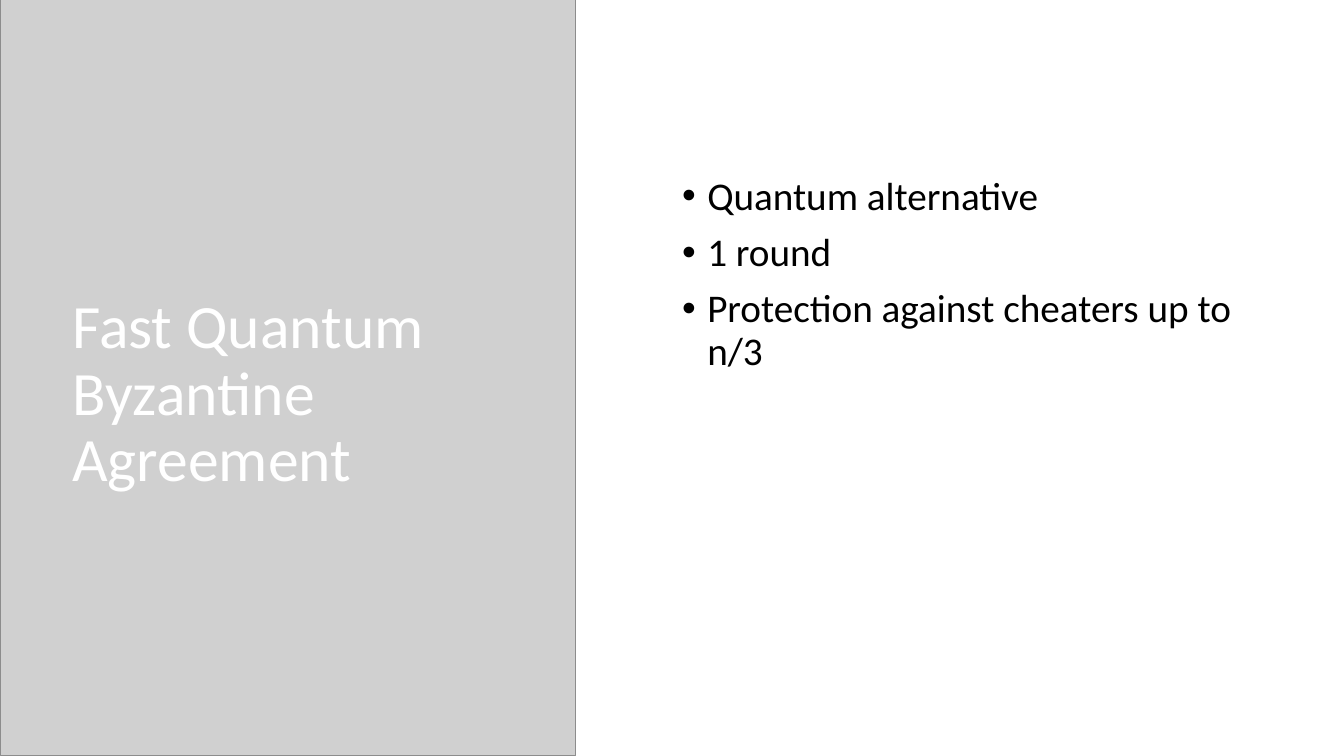
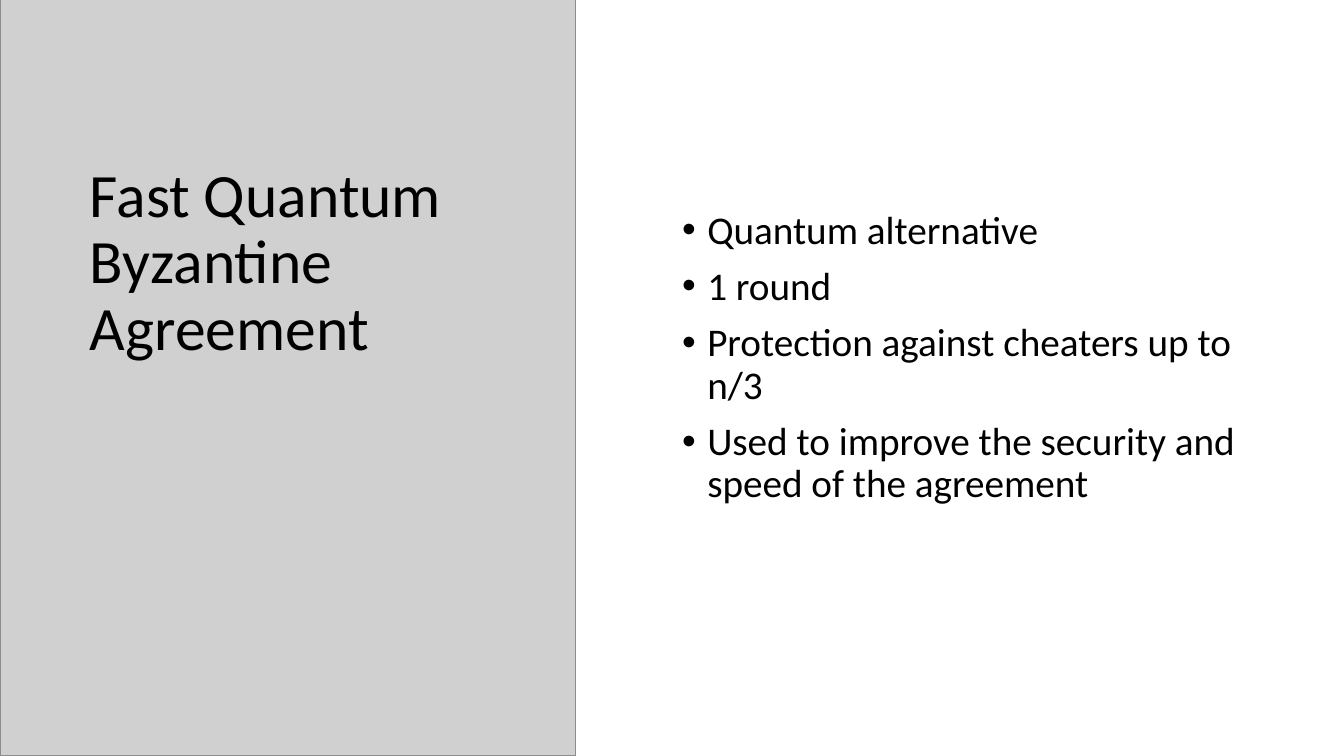
Before and after one commit to ado901/Quantum-Byzantine-Protocol, a slide deck: slide 3 of Fast Quantum Byzantine Agreement.pptx. Drawn at 1344x756 pixels with LibreOffice and Linux fonts; fonts in the diff are those of the drawing; grey boxes stand for pictures. Boxes give left, top, right and bottom in pixels: in the first picture for what was removed or moved away, otherwise in the second. Text is boxed around its words. In the diff, an @@ line names an element or a change of style, - is before the commit and + after.

```diff
--- a/Fast Quantum Byzantine Agreement.pptx
+++ b/Fast Quantum Byzantine Agreement.pptx
@@ title "Fast Quantum Byzantine Agreement": place and size @@
-title "Fast Quantum Byzantine Agreement" at (72, 308, 423, 491)
+title "Fast Quantum Byzantine Agreement" at (90, 177, 441, 361)
@@ title "Fast Quantum Byzantine Agreement" at (90, 177, 441, 361): text colour #FFFFFF to #000000 @@
@@ text "Quantum alternative": place and size @@
-text "Quantum alternative" at (707, 182, 1231, 367)
+text "Quantum alternative" at (707, 216, 1235, 504)
@@ text at (707, 427, 1235, 504): paragraph added @@
+• Used to improve the security and speed of the agreement
```
Also in this commit, not shown: 1 other slide changed.
